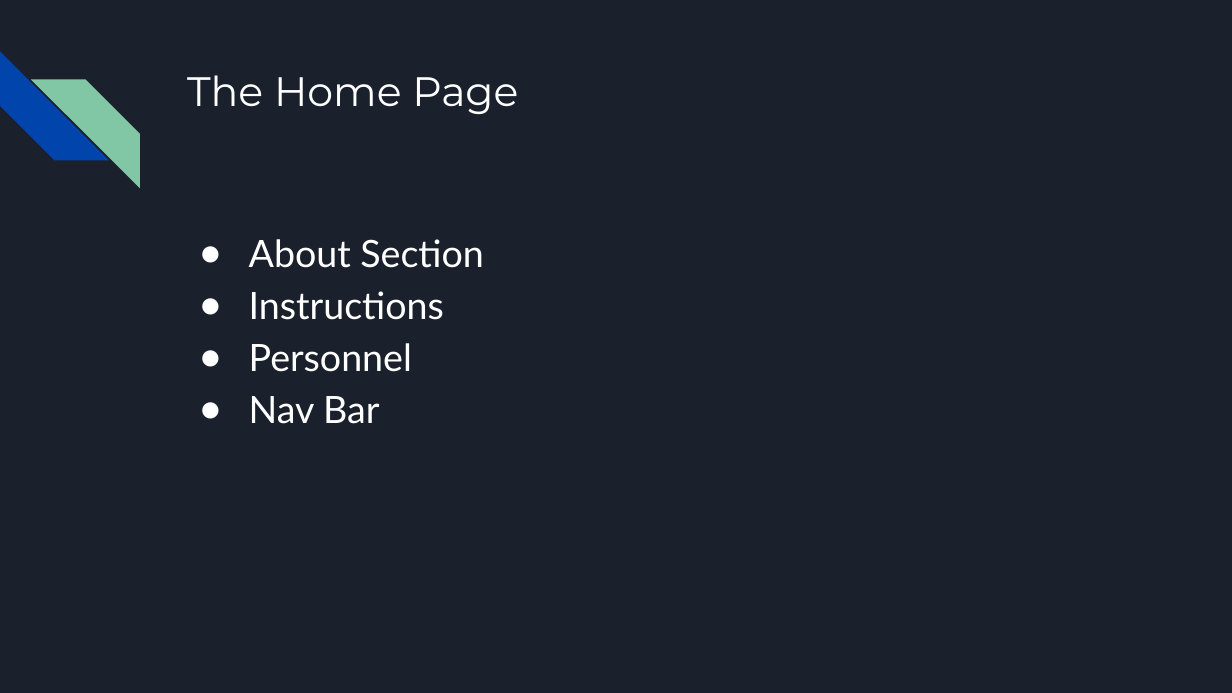
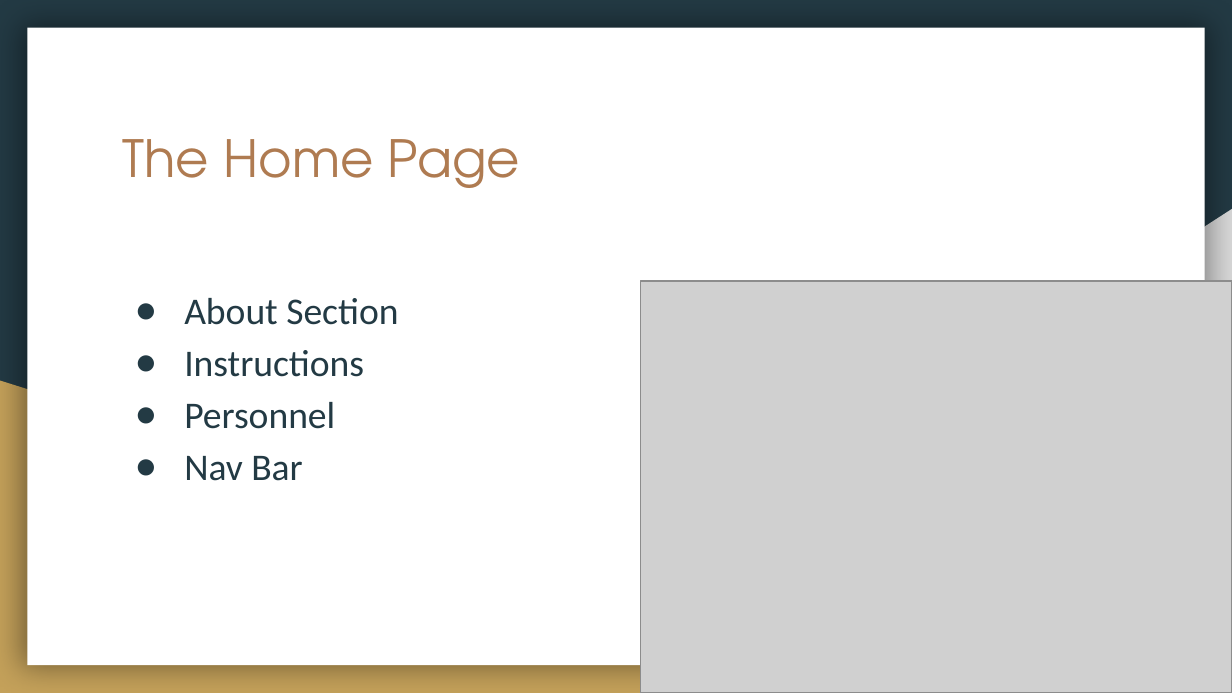
Before and after one commit to DustinWZook/Atlas-Itinerary, a slide deck: slide 5 of Documents/Project Design/Project Design.pptx. Drawn at 1232x693 pixels with LibreOffice and Linux fonts; fonts in the diff are those of the drawing; grey boxes stand for pictures. Boxes give left, top, right and bottom in pixels: in the first picture for what was removed or moved away, otherwise in the second. Text is boxed around its words. In the diff, an @@ line names an element or a change of style, - is before the commit and + after.

```diff
--- a/Documents/Project Design/Project Design.pptx
+++ b/Documents/Project Design/Project Design.pptx
@@ background #1B212C to #233A44 @@
@@ rectangle added at (27, 28, 1205, 665), fill #FFFFFF @@
@@ diag stripe removed at (0, 52, 108, 160) @@
@@ diag stripe removed at (31, 79, 139, 187) @@
@@ title "The Home Page": place and size @@
-title "The Home Page" at (187, 75, 518, 114)
+title "The Home Page" at (123, 139, 521, 188)
@@ title "The Home Page" at (123, 139, 521, 188): size 24 to 30 pt, font Montserrat to TeX Gyre Adventor, text colour #FFFFFF to #AF7B51 @@
@@ right triangle added at (483, 209, 1232, 693), fill #D9D9D9 @@
@@ text "About Section": place and size @@
-text "About Section" at (249, 239, 484, 424)
+text "About Section" at (184, 298, 398, 481)
@@ text "About Section" at (184, 298, 398, 481): font Lato to Calibri, text colour #FFFFFF to #233A44; bullet colour #FFFFFF to #233A44 @@
@@ picture added at (641, 281, 1232, 692) @@
@@ right triangle added at (0, 381, 993, 693), fill #C4A15A @@
```
Also in this commit, not shown: 8 other slides changed, 1 slide added, 1 slide removed.
